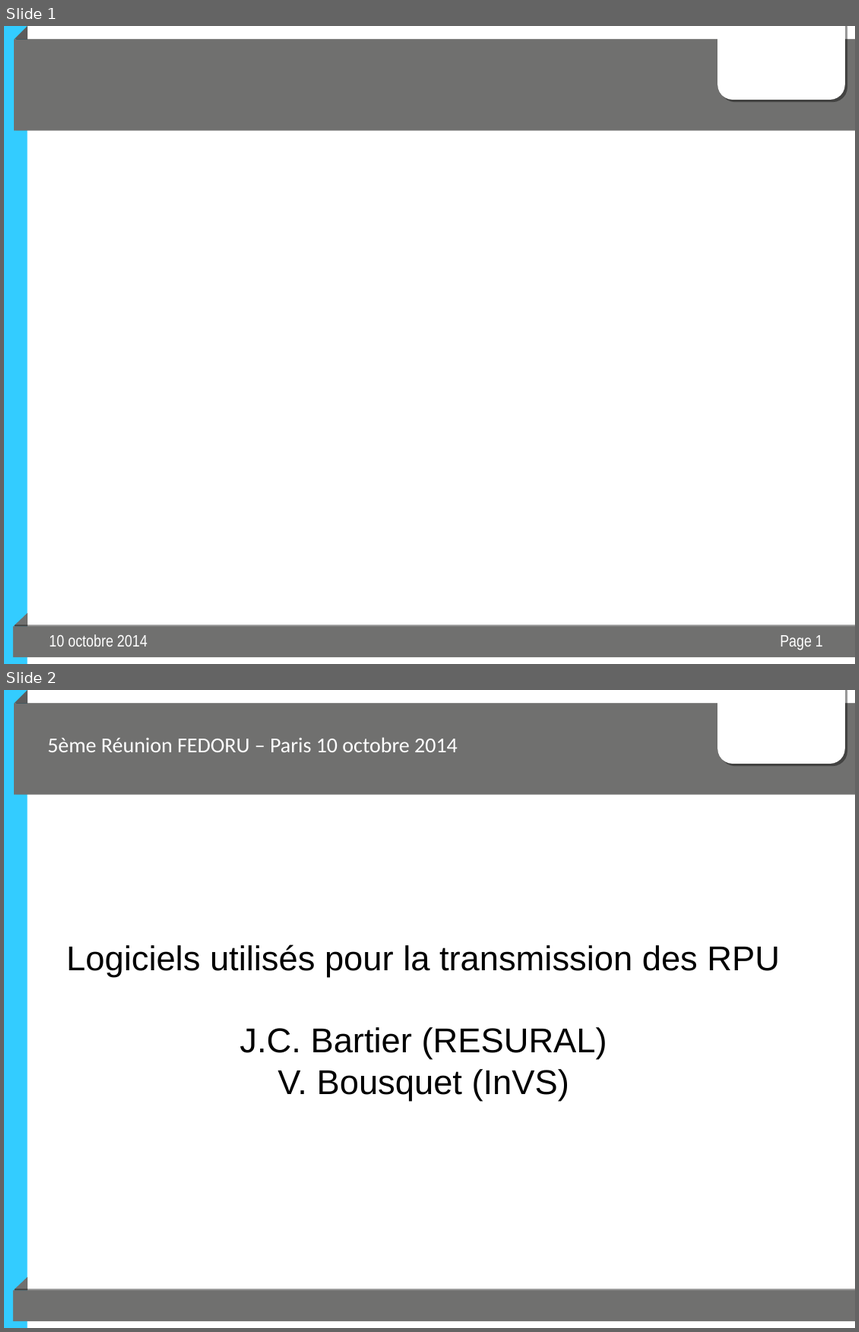
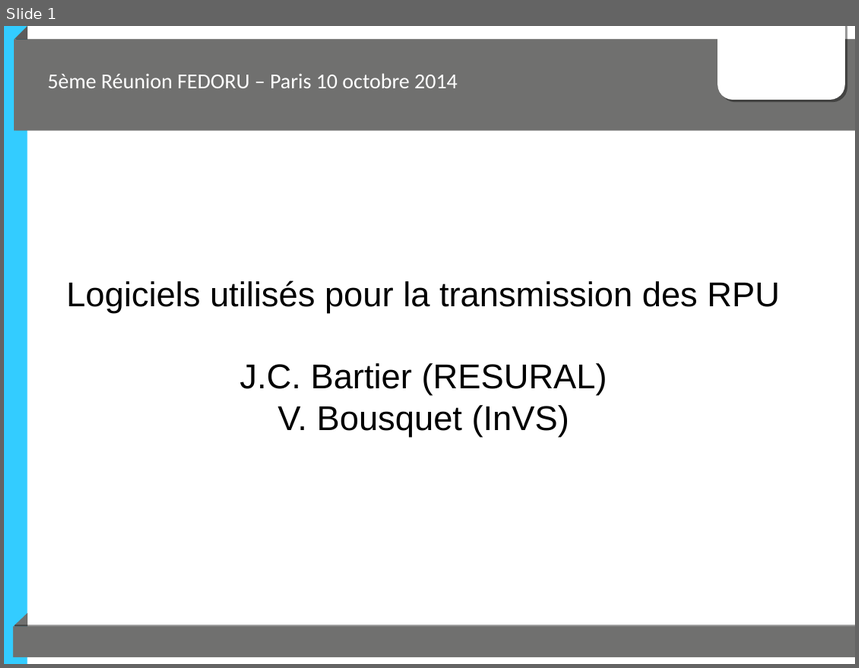
Before and after one commit to jcrb/InformatisationSU, a slide deck: Presentation/Logiciels_RPU_Oct2014.odp. Shown one above the other, each under a label of ours: slides 1 and 2 before the commit, slide 1 after it. The pictures are 859x1332 and 859x668 pixels, drawn with LibreOffice and Linux fonts; fonts in the diff are those of the drawing; background and template pictures are left out. Boxes give left, top, right and bottom in pixels: in the first picture for what was removed or moved away, otherwise in the second. Text is boxed around its words. In the diff, an @@ line names an element or a change of style, - is before the commit and + after.

```diff
--- a/Presentation/Logiciels_RPU_Oct2014.odp
+++ b/Presentation/Logiciels_RPU_Oct2014.odp
@@ slide 1 removed at [4,26,855,664], background #FFFFFF; not listed: 6 template elements that a slide beside it also shows @@
@@ text removed at [49,635,148,647] @@
-10 octobre 2014
@@ page number removed at [780,636,823,651] @@
-Page 1
@@ what was slide 2 is now slide 1 @@
```
Also in this commit, not shown: 1 slide changed, 12 slides added, 4 other files.
